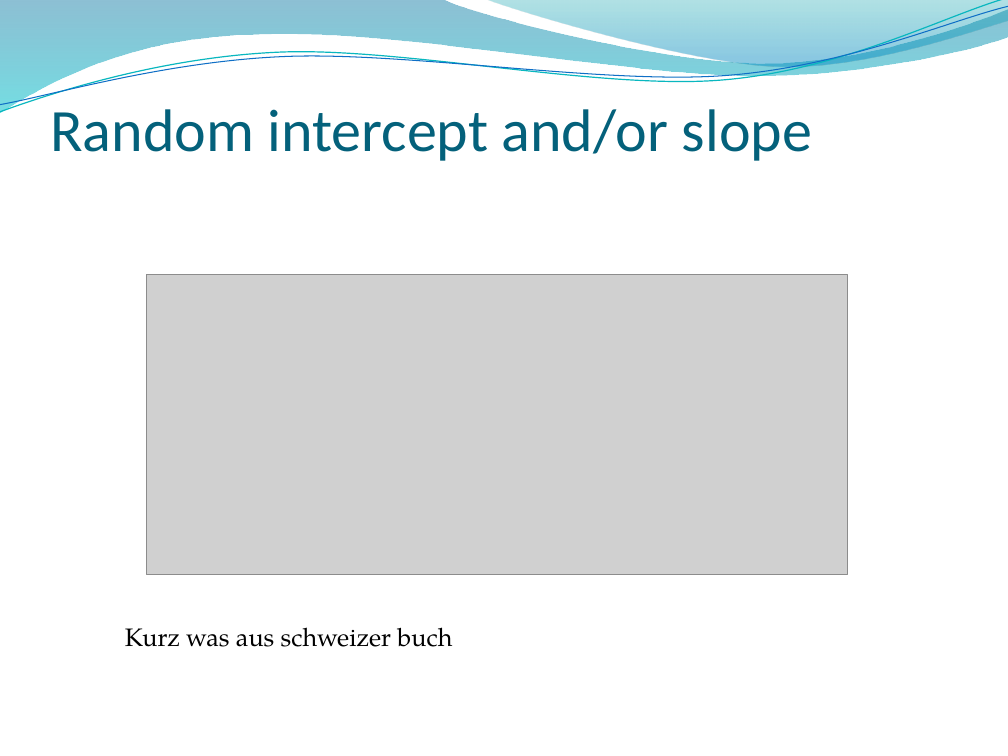
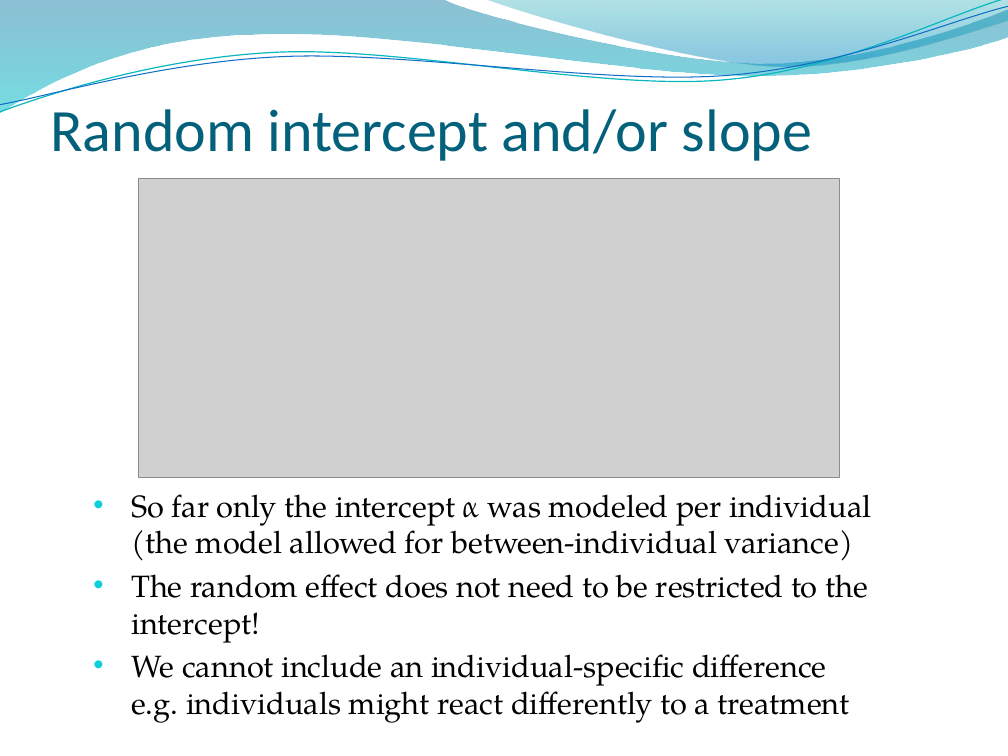
Before and after one commit to ricschuster/R_Workshop_Vienna_2018_02, a slide deck: slide 20 of ppts/Topic 7 Linear mixed-effects models (random effects).pptx. Drawn at 1008x756 pixels with LibreOffice and Linux fonts; fonts in the diff are those of the drawing; grey boxes stand for pictures; background and template pictures are left out. Boxes give left, top, right and bottom in pixels: in the first picture for what was removed or moved away, otherwise in the second. Text is boxed around its words. In the diff, an @@ line names an element or a change of style, - is before the commit and + after.

```diff
--- a/ppts/Topic 7 Linear mixed-effects models (random effects).pptx
+++ b/ppts/Topic 7 Linear mixed-effects models (random effects).pptx
@@ picture: place and size @@
-picture at [147,275,848,575]
+picture at [139,178,840,478]
@@ text added at [131,494,871,723], 22 pt, text #000000 @@
+• So far only the intercept α was modeled per individual (the model allowed for between-individual variance)
+• The random effect does not need to be restricted to the intercept!
+• We cannot include an individual-specific difference
+  e.g. individuals might react differently to a treatment
@@ text removed at [125,627,452,647] @@
-Kurz was aus schweizer buch
```
Also in this commit, not shown: 4 other slides changed, 3 slides added, 3 slides removed, 1 other file.
